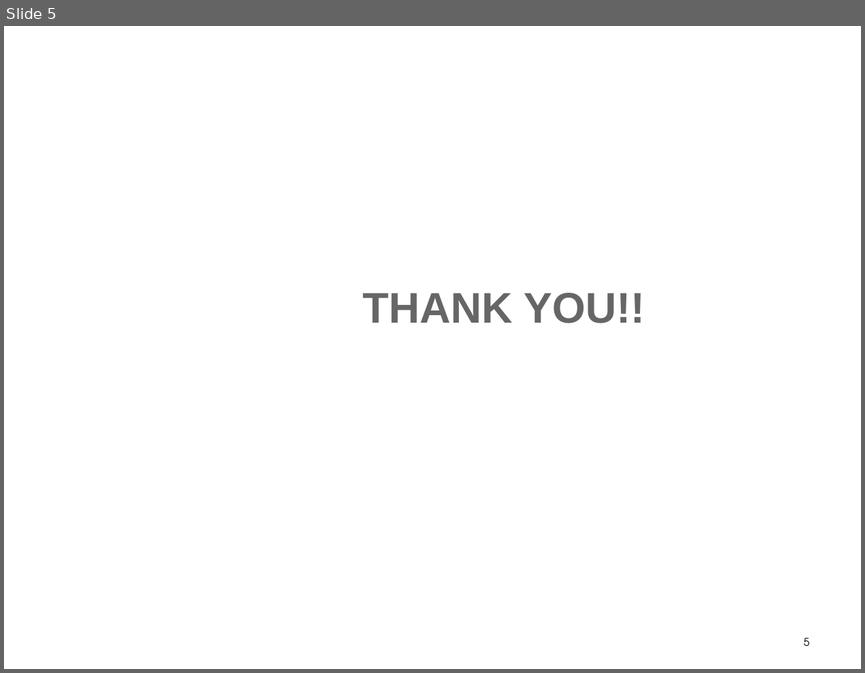
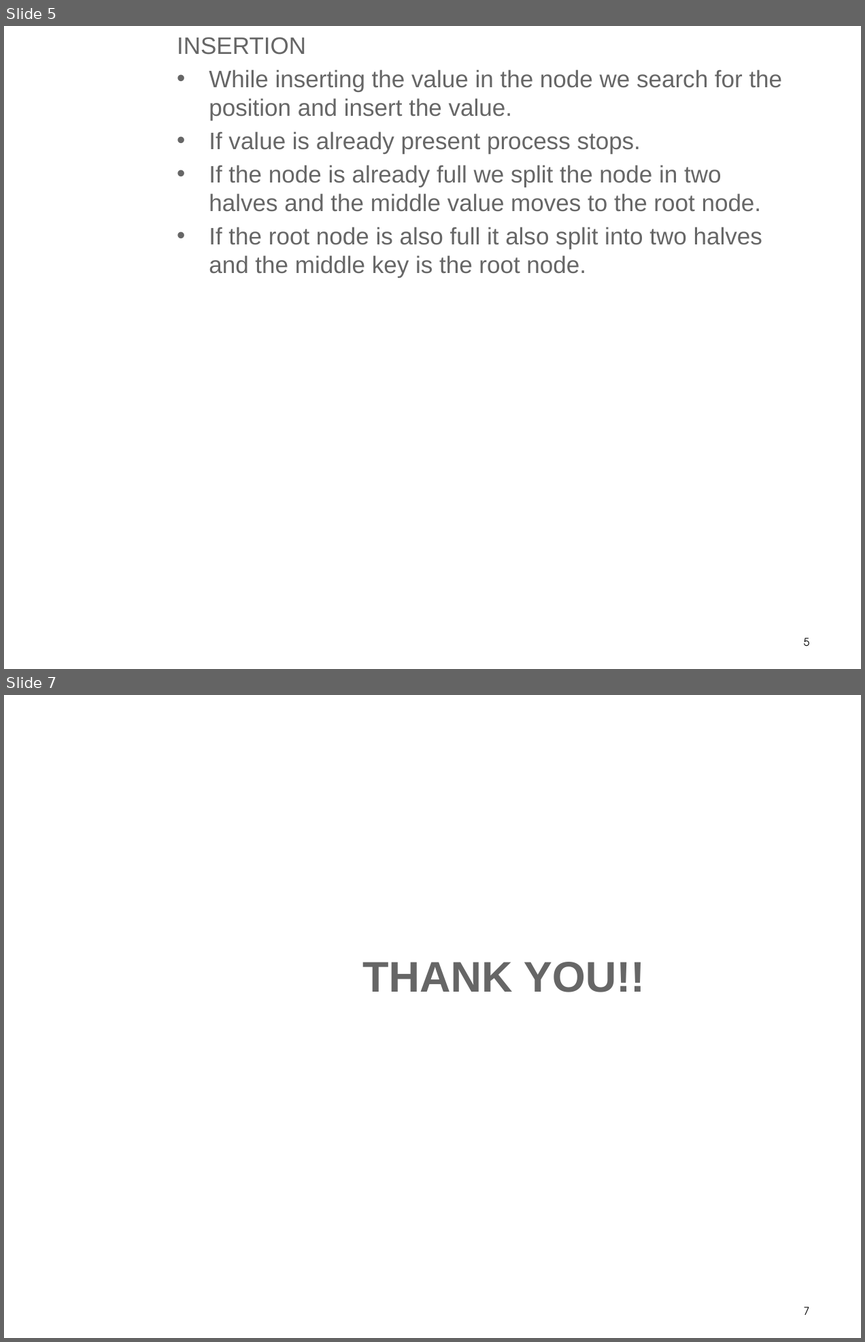
Before and after one commit to praash47/dsa, a slide deck: B_Tree.pptx. Shown one above the other, each under a label of ours: slide 5 before the commit, slides 5 and 7 after it; the slides between them are not shown. The pictures are 865x673 and 865x1342 pixels, drawn with LibreOffice and Linux fonts; fonts in the diff are those of the drawing; background and template pictures are left out. Boxes give left, top, right and bottom in pixels: in the first picture for what was removed or moved away, otherwise in the second. Text is boxed around its words. In the diff, an @@ line names an element or a change of style, - is before the commit and + after.

```diff
--- a/B_Tree.pptx
+++ b/B_Tree.pptx
@@ slide 5 added at box(4, 26, 861, 669), background picture (left out) @@
@@ text added at box(177, 37, 783, 278), 20 pt, text #666666 @@
+INSERTION
+• While inserting the value in the node we search for the position and insert the value.
+• If value is already present process stops.
+• If the node is already full we split the node in two halves and the middle value moves to the root node.
+• If the root node is also full it also split into two halves and the middle key is the root node.
@@ page number added at box(804, 637, 810, 645), 9 pt, text #000000 @@
+5
@@ what was slide 5 is now slide 7 @@
@@ page number at box(804, 1306, 810, 1314): text changed @@
-5
+7
```
Also in this commit, not shown: 4 slides changed, 1 other slide added, 1 other file.
